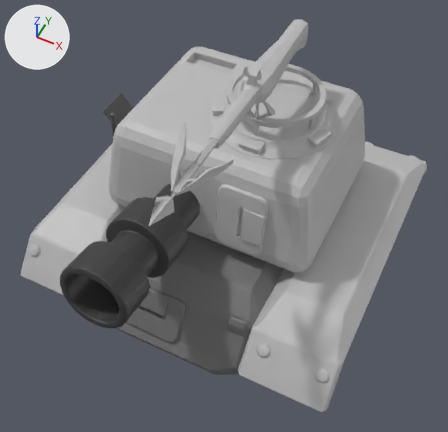
Before and after pictures for a commit that changed the FBX model Assets/Graphics/Tanks/TankPlayerMesh.fbx.
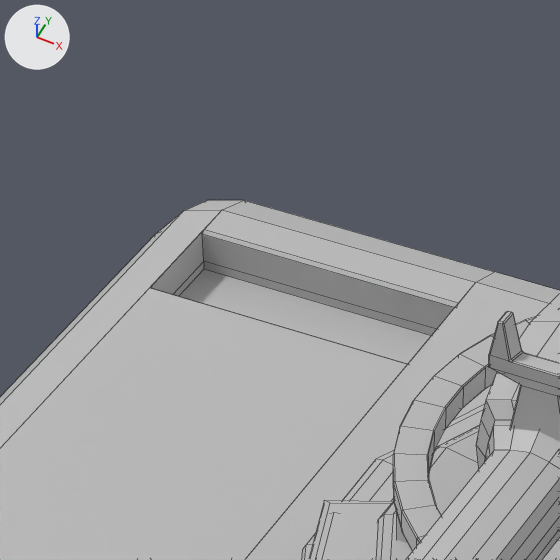
Old and new are each drawn whole from a camera (50 mm lens) standing at (0.0241, -0.0519, 0.08) and looking at (0.0013, -0.0064, 0.0231) and again close up on the part from 36% to 57% of the width and 3% to 25% of the height. The axes (+X, +Y, +Z) are drawn at upper left. The lights are the same throughout. The last two pictures show the newer version. The close-ups show mesh edges as thin lines. Where no turn or scale is listed for an object, it has been applied to the vertices.

Objects in the first close-up: 'Grapple_Gun_Platform', 'Top_Crew_Hatch', 'Turret_Head', 'Viewport2', 'polySurface20'.
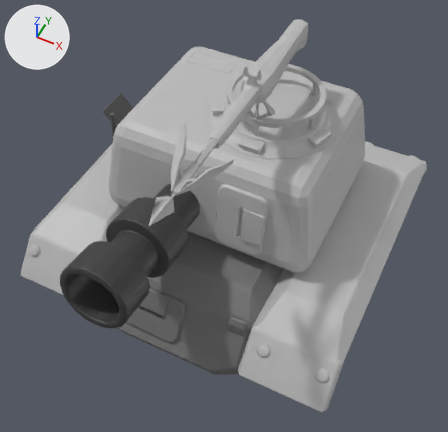
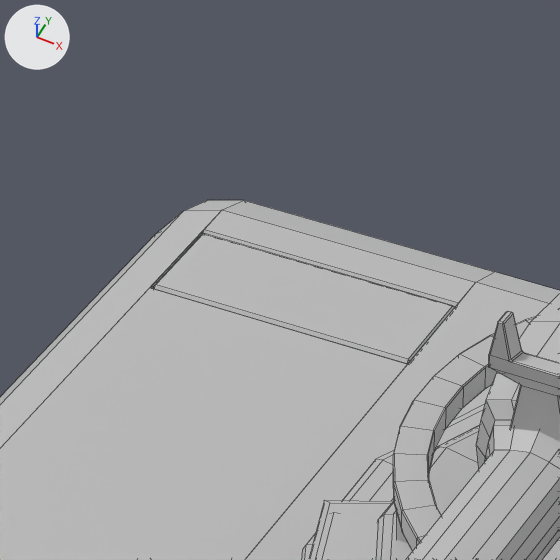
Location of each change, (x1, y1, x2, y2) in pixels of the close-ups (560 x 560 px):
'hatch_antenna', added
    after: (153, 234, 455, 364)

Edits to the bpy script that builds the scene:
```text
Add me_mesh_026:
    me_mesh_026.from_pydata(...)  # 20 vertices, 18 faces; spans x -0.00307..0.00307, y -0.00114..0.00114, z -0.00017..0.00017
    me_mesh_026.materials.append(mat_turret)  # grey #bcbcbc
Add ob_hatch_antenna:
    ob_hatch_antenna = bpy.data.objects.new('hatch_antenna', me_mesh_026)
    ob_hatch_antenna.location = (-0.00714, 0.00717, 0.03421)
```
